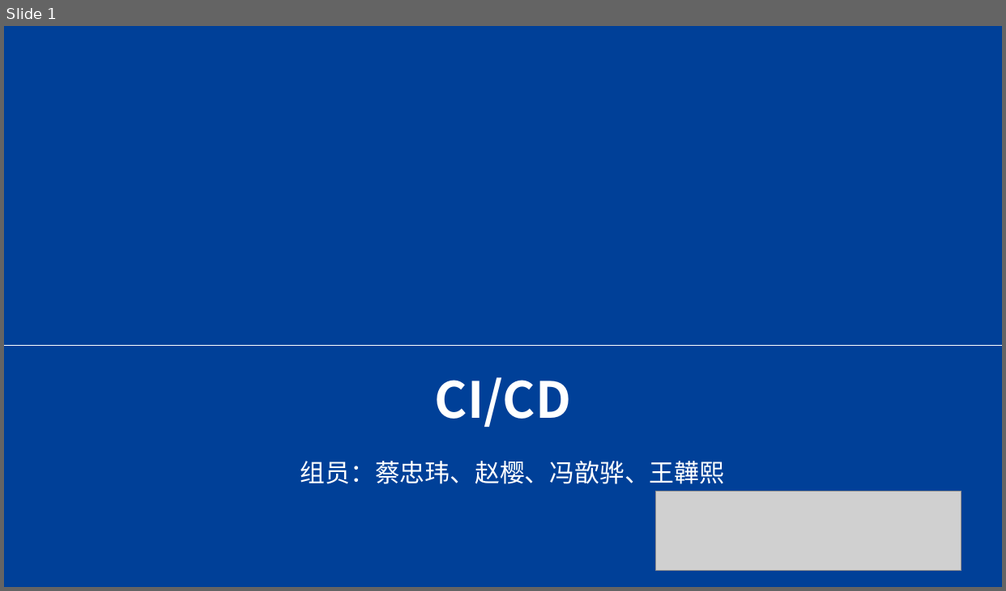
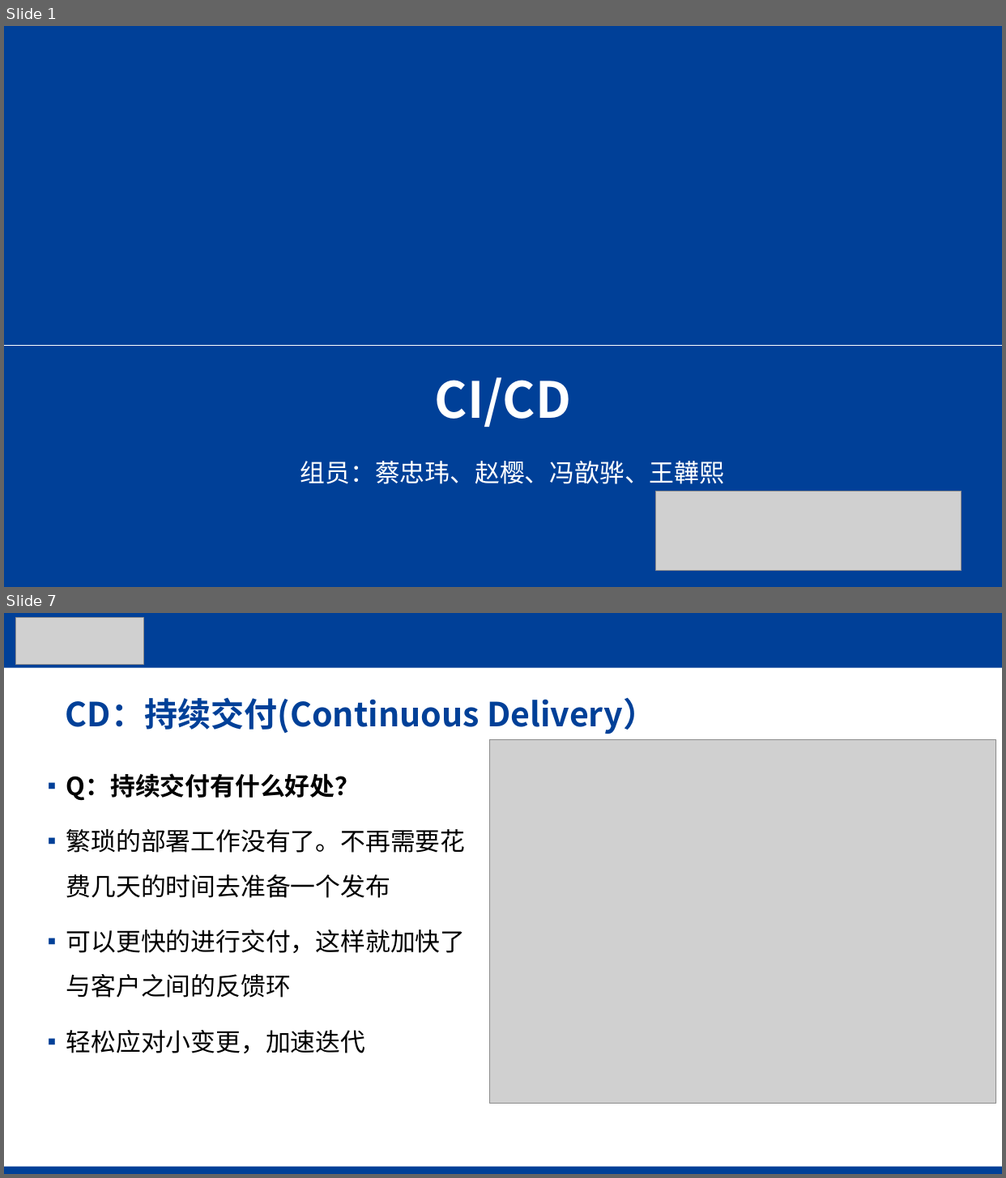
Before and after one commit to sansazhao/CI-CD, a slide deck: CICD介绍.pptx. Shown one above the other, each under a label of ours: slide 1 before the commit, slides 1 and 7 after it; the slides between them are not shown. The pictures are 1006x591 and 1006x1178 pixels, drawn with LibreOffice and Linux fonts; fonts in the diff are those of the drawing; grey boxes stand for pictures; background and template pictures are left out. Boxes give left, top, right and bottom in pixels: in the first picture for what was removed or moved away, otherwise in the second. Text is boxed around its words. In the diff, an @@ line names an element or a change of style, - is before the commit and + after.

```diff
--- a/CICD介绍.pptx
+++ b/CICD介绍.pptx
@@ slide 7 added at [4,613,1002,1174], background #FFFFFF @@
@@ rectangle added at [4,613,1002,667], fill #004098 @@
@@ picture added at [15,618,143,665] @@
@@ title added at [66,697,656,735], 32 pt, text #004098, bold @@
+CD：持续交付(Continuous Delivery）
@@ picture added at [490,739,996,1103] @@
@@ text added at [66,773,466,1054], 24 pt, text #000000 @@
+▪ Q：持续交付有什么好处？
+▪ 繁琐的部署工作没有了。不再需要花费几天的时间去准备一个发布
+▪ 可以更快的进行交付，这样就加快了与客户之间的反馈环
+▪ 轻松应对小变更，加速迭代
@@ rectangle added at [4,1167,1002,1174], fill #004098 @@
```
Also in this commit, not shown: 6 slides changed, 5 other slides added.
